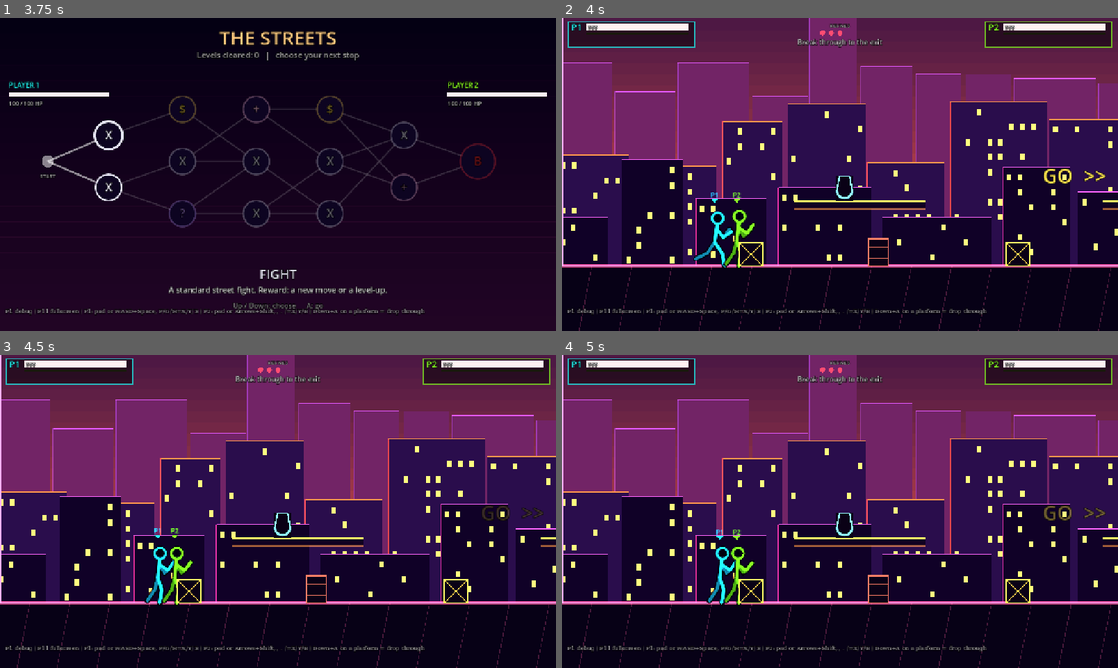
Above: before the commit, frames 1-4 (two rows, left to right).
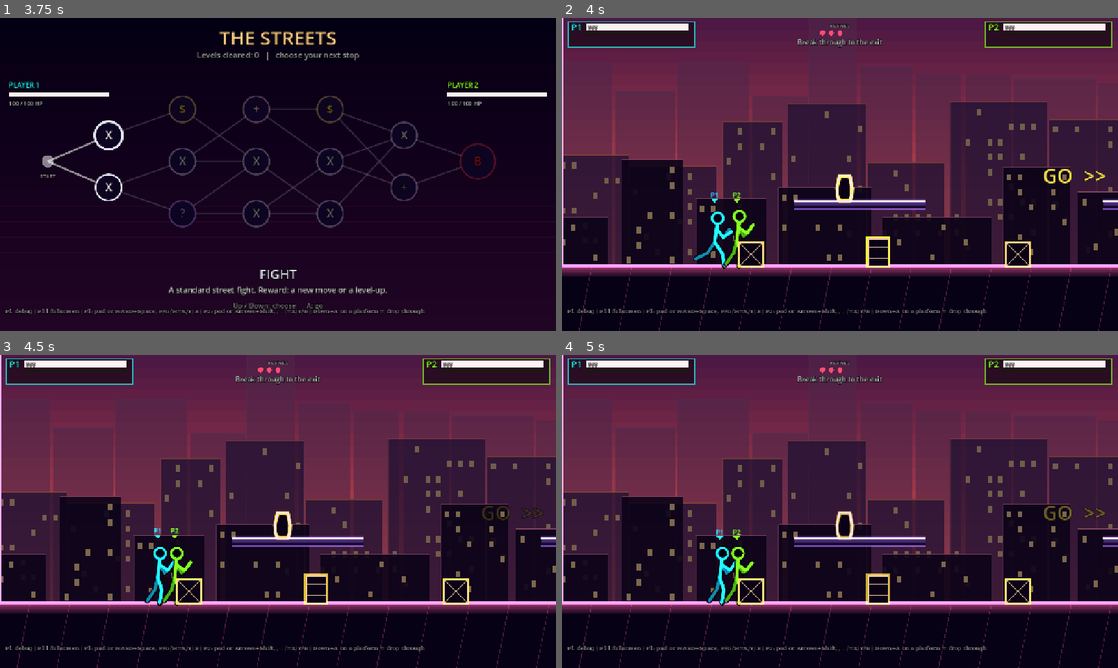
Above: after the commit, the same moments.

Repository: LaMaSi/Multiplayer-fighting-roguelike
Game: Godot game, scene res://scenes/main_menu.tscn
The game is run twice, just before and just after one commit, with the same random seed, the same clock (stepped at 60 frames per second) and the same inputs.
Inputs (mouse positions are in pixels of both pictures, inside the frame that each line leads up to):
- Up to frame 1 (3.75 s): tap Enter at 0.5 s; move the mouse to (400, 158) at 0.52 s; hold D 0.53-1.25 s; tap F at 0.6 s; click (400, 158) at 0.67 s; tap Space at 0.77 s; drag from (166, 190) to (250, 237) at 1.27 s; move the mouse to (333, 105) at 2.02 s; hold A 2.03-2.75 s; tap H at 2.1 s; drag from (250, 237) to (111, 127) at 2.77 s; move the mouse to (444, 221) at 3.52 s; hold D from 3.53 s (still down); tap V at 3.6 s
- Up to frame 2 (4 s): keep holding D; tap Space at 3.77 s
- Up to frame 3 (4.5 s): release D at 4.25 s; drag from (111, 464) to (194, 433) at 4.27 s
- Up to frame 4 (5 s): no input

Frame 1 is identical in both runs. In frame 2, 27% of the frame differs, in the area x 0-100%, y 0-83%; in frame 3, 27%; in frame 4, 27%.

Commit message:
Phase A.8: muted hazy backdrop, lit ground and platform edges, gold rim for interactables, vase redrawn without black rectangle
Co-Authored-By: Claude Sonnet 5.5 <noreply@anthropic.com>

Diff:
--- a/scripts/levels/backdrop.gd
+++ b/scripts/levels/backdrop.gd
@@ -33,6 +33,13 @@
 var _layers: Array[SkyLayer] = []
 
 
+## Desaturate towards grey (sat 1 = unchanged, 0 = grey) and scale brightness: anything bright in the
+## foreground then reads as gameplay.
+static func _mute(c: Color, k: float, sat: float) -> Color:
+	var g := (c.r + c.g + c.b) / 3.0
+	return Color(lerpf(g, c.r, sat) * k, lerpf(g, c.g, sat) * k, lerpf(g, c.b, sat) * k, c.a)
+
+
 func setup(theme: Dictionary, level_w: float, ground_y: float) -> void:
 	var rng := RandomNumberGenerator.new()
 	rng.seed = int(theme.get("seed", 3))
@@ -44,9 +51,10 @@
 	for s in specs:
 		var l := SkyLayer.new()
 		l.factor = s["f"]
-		l.fill = s["fill"]
-		l.edge = s["edge"]
-		l.win = theme["window"]
+		l.fill = _mute(s["fill"], 0.75, 0.7)
+		l.edge = _mute(s["edge"], 0.34, 0.5)  # below the bloom threshold, so the skyline never glows
+		l.win = _mute(theme["window"], 0.36, 0.45)
+		l.modulate.a = {0.25: 0.6, 0.5: 0.76, 0.78: 0.9}.get(s["f"], 0.8)  # atmospheric haze: far layers fade into the sky
 		l.windows = s["win"]
 		l.ground_y = ground_y
 		l.z_index = -50
--- a/scripts/levels/level_base.gd
+++ b/scripts/levels/level_base.gd
@@ -341,7 +341,10 @@
 func _paint_ground(c: CanvasItem) -> void:
 	var ng: Color = theme["neon_ground"]
 	c.draw_rect(Rect2(-2500, ground_y, level_w + 5000, 700), theme["ground"])
-	c.draw_line(Vector2(-2500, ground_y), Vector2(level_w + 2500, ground_y), ng, 3.0, true)
+	# lit strip: a bright edge line with a soft glow fading down into the floor
+	for i in 7:
+		c.draw_rect(Rect2(-2500, ground_y + i * 3.0, level_w + 5000, 3.0), Color(ng.r, ng.g, ng.b, 0.30 * (1.0 - i / 7.0)))
+	c.draw_line(Vector2(-2500, ground_y), Vector2(level_w + 2500, ground_y), ng, 4.0, true)
 	var gx := -2500.0
 	while gx < level_w + 2500.0:
 		c.draw_line(Vector2(gx, ground_y), Vector2(gx - 40, ground_y + 200), Color(ng.r, ng.g, ng.b, 0.12), 1.5)
@@ -359,5 +362,7 @@
 	var np: Color = theme["neon_plat"]
 	for r: Rect2 in platforms:
 		c.draw_rect(r, Color(0.08, 0.03, 0.14))
-		c.draw_line(r.position, Vector2(r.end.x, r.position.y), np, 3.5, true)
+		for i in 4:
+			c.draw_rect(Rect2(r.position.x, r.position.y + i * 3.0, r.size.x, 3.0), Color(np.r, np.g, np.b, 0.25 * (1.0 - i / 4.0)))
+		c.draw_line(r.position, Vector2(r.end.x, r.position.y), np, 4.0, true)
 		c.draw_line(Vector2(r.position.x, r.end.y), r.end, Color(np.r, np.g, np.b, 0.3), 2.0, true)
--- a/scripts/levels/streets_level.gd
+++ b/scripts/levels/streets_level.gd
@@ -10,7 +10,7 @@
 	theme["sky_top"] = Color(0.12, 0.04, 0.26)
 	theme["sky_bottom"] = Color(1.0, 0.36, 0.30)
 	theme["neon_ground"] = Color(2.0, 0.7, 1.2)
-	theme["neon_plat"] = Color(2.0, 1.2, 0.4)
+	theme["neon_plat"] = Color(1.3, 0.9, 2.0)  # cool violet: gold is reserved for interactables
 	theme["bld_far"] = Color(0.45, 0.15, 0.40)
 	theme["edge_mid"] = Color(2.0, 0.6, 0.3)
 	theme["edge_near"] = Color(2.0, 0.4, 1.2)
--- a/scripts/props/pickup.gd
+++ b/scripts/props/pickup.gd
@@ -71,7 +71,9 @@
 	var c: Color = COLORS[kind]
 	var bob := sin(_t * 5.0) * 3.0
 	var r := 13.0 if kind == "hp_m" else 10.0
-	draw_circle(Vector2(0, -16 + bob), r + 6.0, Color(c.r, c.g, c.b, 0.15))
+	var pulse := 0.5 + 0.5 * sin(_t * 4.0)  # gentle pulse
+	draw_circle(Vector2(0, -16 + bob), r + 6.0 + 2.0 * pulse, Color(c.r, c.g, c.b, 0.15))
+	draw_arc(Vector2(0, -16 + bob), r + 4.0 + 1.5 * pulse, 0.0, TAU, 24, Color(Prop.RIM.r, Prop.RIM.g, Prop.RIM.b, 0.4 + 0.4 * pulse), 2.5, true)  # interactable rim
 	draw_circle(Vector2(0, -16 + bob), r, Color(0.05, 0.03, 0.1))
 	draw_arc(Vector2(0, -16 + bob), r, 0.0, TAU, 20, c, 3.0, true)
 	draw_string(ThemeDB.fallback_font, Vector2(-5, -10 + bob), GLYPH[kind], HORIZONTAL_ALIGNMENT_CENTER, 10.0, 16, c)
--- a/scripts/props/prop.gd
+++ b/scripts/props/prop.gd
@@ -4,6 +4,8 @@
 ## picked up (RT) and thrown. Drops pickups when broken; more combo = better drops.
 
 const GRAVITY := 2300.0
+## The one colour used only for things you can interact with (containers, pickups, the exit).
+const RIM := Color(2.0, 1.75, 0.25)
 
 var kind := "crate"  ## crate, barrel, vase
 var hp := 24.0
@@ -25,17 +27,17 @@
 	match k:
 		"barrel":
 			hp = 34.0
-			col = Color(1.9, 0.5, 0.4)
+			col = Color(0.95, 0.8, 0.65)
 			w = 40.0
 			h = 54.0
 		"vase":
 			hp = 12.0
-			col = Color(0.6, 1.6, 2.0)
+			col = Color(1.0, 0.9, 0.95)
 			w = 34.0
 			h = 50.0
 		_:
 			hp = 24.0
-			col = Color(2.0, 1.2, 0.4)
+			col = Color(1.0, 0.85, 0.6)
 	return self
 
 
@@ -204,18 +206,28 @@
 	var wob := sin(_wobble * 50.0) * 0.12 * _wob_dir if _wobble > 0.0 else 0.0
 	draw_set_transform(Vector2(0, -h * 0.5), wob)
 	var r := Rect2(-w * 0.5, -h * 0.5, w, h)
-	draw_rect(r, Color(0.06, 0.03, 0.1))
+	var pulse := 0.5 + 0.5 * sin(Time.get_ticks_msec() / 1000.0 * 3.0 + global_position.x * 0.01)
+	var rim := Color(RIM.r, RIM.g, RIM.b, 0.35 + 0.25 * pulse)
 	match kind:
+		"vase":
+			# a vase-shaped silhouette with a transparent surround (no filled rectangle behind it)
+			var pts := PackedVector2Array([
+				Vector2(-w * 0.3, -h * 0.5), Vector2(-w * 0.45, 0.0), Vector2(-w * 0.42, h * 0.3), Vector2(-w * 0.28, h * 0.5),
+				Vector2(w * 0.28, h * 0.5), Vector2(w * 0.42, h * 0.3), Vector2(w * 0.45, 0.0), Vector2(w * 0.3, -h * 0.5)])
+			draw_colored_polygon(pts, Color(0.06, 0.03, 0.1))
+			var closed := pts.duplicate()
+			closed.append(pts[0])
+			draw_polyline(closed, rim, 6.0, true)
+			draw_polyline(closed, col, 3.0, true)
 		"barrel":
+			draw_rect(r, Color(0.06, 0.03, 0.1))
+			draw_rect(r.grow(3.0), rim, false, 3.0)
 			draw_rect(r, col, false, 3.0)
 			draw_line(Vector2(-w * 0.5, -h * 0.2), Vector2(w * 0.5, -h * 0.2), col, 2.0)
 			draw_line(Vector2(-w * 0.5, h * 0.2), Vector2(w * 0.5, h * 0.2), col, 2.0)
-		"vase":
-			draw_arc(Vector2(0, 4), w * 0.45, 0.0, PI, 16, col, 3.0, true)
-			draw_line(Vector2(-w * 0.3, -h * 0.5), Vector2(-w * 0.45, 4), col, 3.0)
-			draw_line(Vector2(w * 0.3, -h * 0.5), Vector2(w * 0.45, 4), col, 3.0)
-			draw_line(Vector2(-w * 0.3, -h * 0.5), Vector2(w * 0.3, -h * 0.5), col, 3.0)
 		_:
+			draw_rect(r, Color(0.06, 0.03, 0.1))
+			draw_rect(r.grow(3.0), rim, false, 3.0)
 			draw_rect(r, col, false, 3.0)
 			draw_line(r.position, r.end, Color(col.r, col.g, col.b, 0.7), 2.0)
 			draw_line(Vector2(r.end.x, r.position.y), Vector2(r.position.x, r.end.y), Color(col.r, col.g, col.b, 0.7), 2.0)
